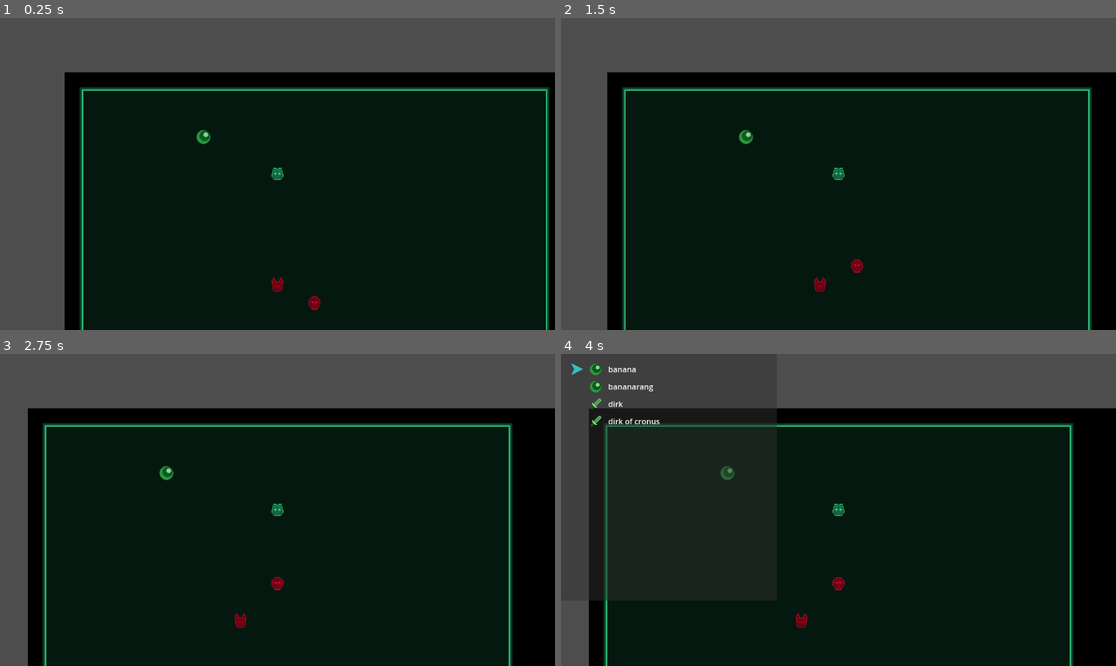
Above: before the commit, frames 1-4 (two rows, left to right).
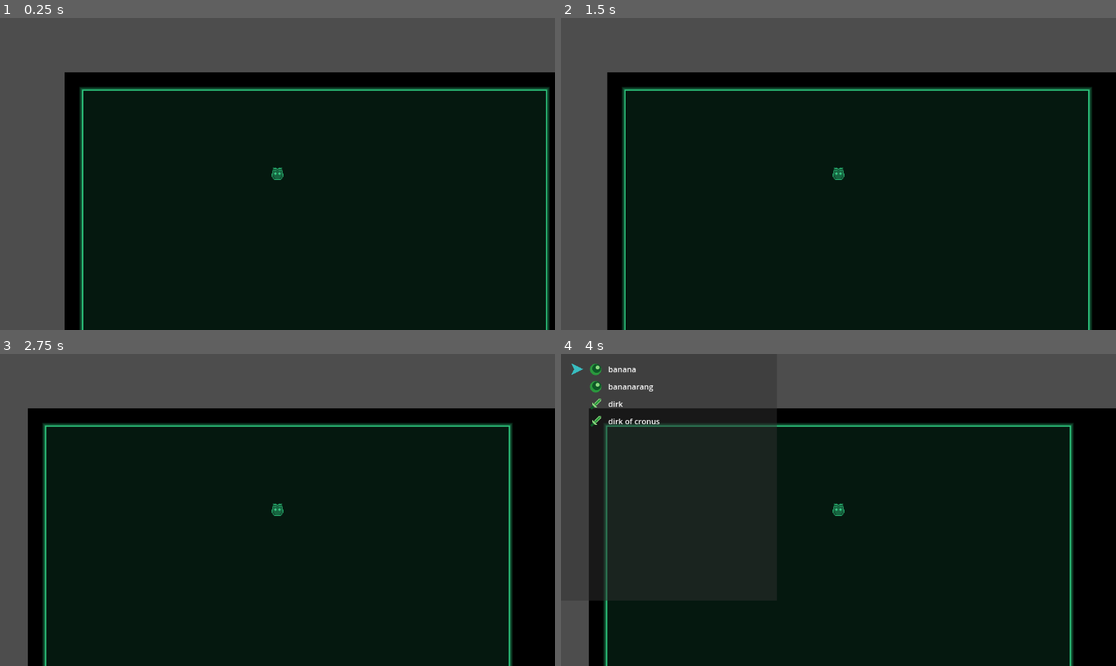
Above: after the commit, the same moments.

Repository: Xaklor/ldjam59
Game: Godot game, scene res://level/main.tscn
Same seed, same stepped clock (60 frames per second), same inputs: the game is played once before the commit and once after it. The engine's default icon, where the game draws it, is replaced by a stand-in: a white triangle on a blue panel in a dark square.
Inputs:
- Up to frame 1 (0.25 s): no input
- Up to frame 2 (1.5 s): tap Enter at 0.5 s; hold Right (move_right) 0.53-1.28 s; tap Space at 1.25 s; hold V (face_button_down) from 1.28 s (still down)
- Up to frame 3 (2.75 s): tap Enter at 2 s; release V (face_button_down) at 2.03 s; hold Right (move_right) from 2.03 s (still down)
- Up to frame 4 (4 s): tap Space at 2.75 s; release Right (move_right) at 2.78 s; hold X (face_button_up) 2.78-3.53 s; tap Enter at 3.5 s; hold C (face_button_left) from 3.53 s (still down)

The runs differ from the first frame. In frame 1, 0.2% of the frame differs, in the area x 35-58%, y 35-94%; in frame 2, 0.3%, in the area x 32-55%, y 35-88%; in frame 3, 0.2%; in frame 4, 0.2%.

Commit message:
added sonar mechanics and enemy attack behavior

Diff:
--- a/entities/echo.gdshader
+++ /dev/null
@@ -1,22 +0,0 @@
-shader_type canvas_item;
-
-uniform float thickness = 0.05;
-uniform float speed = 0.5;
-uniform float max_radius = 0.3;
-uniform vec4 color : source_color = vec4(1.0);
-
-uniform float time = 0.0;
-
-void fragment() {
-    float dist = distance(UV, vec2(0.5));
-
-    float radius = time * speed;
-
-    float fade_start = max_radius * 0.3;
-    float fade = 1.0 - smoothstep(fade_start, max_radius, radius);
-
-    float ring = 1.0 - smoothstep(0.0, thickness, abs(dist - radius));
-    float alpha = ring * fade;
-
-    COLOR = vec4(color.rgb, color.a * alpha);
-}
--- a/entities/loot.gd
+++ b/entities/loot.gd
@@ -4,6 +4,7 @@
 @onready var player = main.get_node("player")
 @onready var tile_map: TileMapLayer = main.get_node("tile_map")
 var echo = preload("res://ui/echo.gd")
+var ping_icon = preload("res://assets/orb.png")
 var item: Lib.Item
 
 func _ready():
@@ -13,4 +14,4 @@
 	tile_map.loot_map[grid_pos.x][grid_pos.y] = self
 
 func on_player_ping():
-	echo.spawn(get_tree(), global_position, Color("#2a983d"))
+	echo.spawn(get_tree(), global_position, Color("#2a983d"), ping_icon)
--- a/entities/loot.tscn
+++ b/entities/loot.tscn
@@ -4,5 +4,6 @@
 [ext_resource type="Script" uid="uid://bnq64g7u2ucjv" path="res://entities/loot.gd" id="2_pp0ru"]
 
 [node name="loot" type="Sprite2D"]
+visible = false
 texture = ExtResource("1_44sxh")
 script = ExtResource("2_pp0ru")
--- a/entities/player.gd
+++ b/entities/player.gd
@@ -10,12 +10,12 @@
 
 var grid_pos: Vector2i
 # right, down, left, up
-var facing: int
+var facing: int = 0
 var items: Array[Lib.Item]
+var hp: int = 20
 
 func _ready():
 	grid_pos = tile_map.local_to_map(position)
-	facing = 0
 	items = [Lib.Item.new("banana", 0), Lib.Item.new("bananarang", 0), Lib.Item.new("dirk", 0, true, [Vector2i(1, 0)], 2), Lib.Item.new("dirk of cronus", 0, true, [Vector2i(1, 0), Vector2i(2, 0)], 5)]
 
 func _process(delta: float):
@@ -92,4 +92,4 @@
 		end_turn.emit()
 
 func take_damage(amount):
-	pass
+	print("I've been shot, I've been shot!: " + str(amount))
--- a/entities/player.tscn
+++ b/entities/player.tscn
@@ -1,21 +1,21 @@
-[gd_scene format=3 uid="uid://cnx1by327ssap"]
+[gd_scene load_steps=5 format=3 uid="uid://cnx1by327ssap"]
 
 [ext_resource type="Script" uid="uid://bmdxia6ckn02f" path="res://entities/player.gd" id="1_merdl"]
-[ext_resource type="PackedScene" path="res://ui/item_menu.tscn" id="2_b0kkn"]
-[ext_resource type="Texture2D" uid="uid://cwjt688k7qe1r" path="res://assets/player.png" id="3_e4p34"]
+[ext_resource type="PackedScene" uid="uid://ddcxe0s42qvde" path="res://ui/item_menu.tscn" id="2_b0kkn"]
+[ext_resource type="Texture2D" uid="uid://c6u26icv7mxth" path="res://assets/player.png" id="3_e4p34"]
 
 [sub_resource type="RectangleShape2D" id="RectangleShape2D_u3f3p"]
 size = Vector2(32, 32)
 
-[node name="player" type="Area2D" unique_id=1348471116]
+[node name="player" type="Area2D"]
 script = ExtResource("1_merdl")
 item_menu = ExtResource("2_b0kkn")
 
-[node name="hitbox" type="CollisionShape2D" parent="." unique_id=1309973269]
+[node name="hitbox" type="CollisionShape2D" parent="."]
 shape = SubResource("RectangleShape2D_u3f3p")
 
-[node name="Sprite2D" type="Sprite2D" parent="." unique_id=1194847217]
+[node name="Sprite2D" type="Sprite2D" parent="."]
 texture = ExtResource("3_e4p34")
 
-[node name="Camera2D" type="Camera2D" parent="." unique_id=254625994]
+[node name="Camera2D" type="Camera2D" parent="."]
 zoom = Vector2(1.2, 1.2)
--- a/entities/sleepy.gd
+++ b/entities/sleepy.gd
@@ -7,11 +7,15 @@
 @onready var animation = $AnimatedSprite2D
 
 var echo = preload("res://ui/echo.gd")
+var sleep_ping_icon = preload("res://assets/sleeper-inactive.png")
+var awake_ping_icon = preload("res://assets/sleeper-active.png")
 
 var asleep: bool = true
 var grid_pos: Vector2i
 var hp = 10
+var attack = 10
 var pinged = false
+var ready_to_attack = false
 
 # initialization
 func _ready():
@@ -34,23 +38,31 @@
 		var player_pos = tile_map.local_to_map(player.position)
 
 		var path = tile_map.astar.get_id_path(curr_pos, player_pos)
-		if path.size() < 3:
-			return
-
-		var next_pos = tile_map.map_to_local(path[1])
-		tile_map.astar.set_point_solid(grid_pos, false)
-		tile_map.astar.set_point_solid(path[1], true)
-		grid_pos = path[1]
-		position = next_pos
+		if path.size() > 2 and not ready_to_attack:
+			var next_pos = tile_map.map_to_local(path[1])
+			tile_map.astar.set_point_solid(grid_pos, false)
+			tile_map.astar.set_point_solid(path[1], true)
+			grid_pos = path[1]
+			position = next_pos
+			ready_to_attack = false
+		elif path.size() <= 2 and ready_to_attack:
+			player.take_damage(attack)
+			ready_to_attack = false
+		elif not ready_to_attack:
+			echo.spawn(get_tree(), global_position, Color.RED, awake_ping_icon)
+			ready_to_attack = true
+		else:
+			ready_to_attack = false
 
 	if pinged:
 		wake_up_sound.play()
-		echo.spawn(get_tree(), global_position, Color.RED)
-		asleep = false
-		animation.play("awake")
 		pinged = false
-
-
+		if asleep:
+			asleep = false
+			animation.play("awake")
+			echo.spawn(get_tree(), global_position, Color.RED, sleep_ping_icon)
+		else:
+			echo.spawn(get_tree(), global_position, Color.RED, awake_ping_icon)
 
 # called when the player is in range and this enemy wants to attack them
 func intend_to_attack():
--- a/entities/sleepy.tscn
+++ b/entities/sleepy.tscn
@@ -27,15 +27,16 @@
 "speed": 5.0
 }]
 
-[node name="sleepy" type="Area2D" unique_id=270327812 groups=["enemies"]]
+[node name="sleepy" type="Area2D" groups=["enemies"]]
 script = ExtResource("1_0wkjs")
 
-[node name="hitbox" type="CollisionShape2D" parent="." unique_id=760753289]
+[node name="hitbox" type="CollisionShape2D" parent="."]
 shape = SubResource("RectangleShape2D_bmyvh")
 
-[node name="AudioStreamPlayer" type="AudioStreamPlayer" parent="." unique_id=1192015818]
+[node name="AudioStreamPlayer" type="AudioStreamPlayer" parent="."]
 stream = ExtResource("2_bmyvh")
 
-[node name="AnimatedSprite2D" type="AnimatedSprite2D" parent="." unique_id=1465377098]
+[node name="AnimatedSprite2D" type="AnimatedSprite2D" parent="."]
+visible = false
 sprite_frames = SubResource("SpriteFrames_5pdnw")
 animation = &"asleep"
--- a/entities/stabby.gd
+++ b/entities/stabby.gd
@@ -4,15 +4,17 @@
 @onready var player = main.get_node("player")
 @onready var tile_map: TileMapLayer = get_tree().get_root().get_node("main").get_node("tile_map")
 var grid_pos: Vector2i
-var hp: int
+var hp: int = 5
+var attack: int = 5
 var echo = preload("res://ui/echo.gd")
+var ping_icon = preload("res://assets/stabby.png")
 var pinged = false
+var ready_to_attack = false
 
 # initialization
 func _ready():
 	player.ping.connect(on_player_ping)
 	grid_pos = tile_map.local_to_map(position)
-	hp = 5
 
 # per-frame processing
 func _process(delta: float):
@@ -27,17 +29,26 @@
 	var player_pos = tile_map.local_to_map(player.position)
 
 	var path = tile_map.astar.get_id_path(curr_pos, player_pos)
-	if path.size() < 3:
-		return
-
-	var next_pos = tile_map.map_to_local(path[1])
-	tile_map.astar.set_point_solid(grid_pos, false)
-	tile_map.astar.set_point_solid(path[1], true)
-	grid_pos = path[1]
-	position = next_pos
+	# player is not adjacent to this enemy
+	if path.size() > 2 and not ready_to_attack:
+		var next_pos = tile_map.map_to_local(path[1])
+		tile_map.astar.set_point_solid(grid_pos, false)
+		tile_map.astar.set_point_solid(path[1], true)
+		grid_pos = path[1]
+		position = next_pos
+		ready_to_attack = false
+	 # player IS adjacent to this enemy
+	elif path.size() <= 2 and ready_to_attack:
+		player.take_damage(attack)
+		ready_to_attack = false
+	elif not ready_to_attack:
+		echo.spawn(get_tree(), global_position, Color.RED, ping_icon)
+		ready_to_attack = true
+	else:
+		ready_to_attack = false
 
 	if pinged:
-		echo.spawn(get_tree(), global_position, Color.RED)
+		echo.spawn(get_tree(), global_position, Color.RED, ping_icon)
 		pinged = false
 
 # called when the player is in range and this enemy wants to attack them
--- a/entities/stabby.tscn
+++ b/entities/stabby.tscn
@@ -1,16 +1,17 @@
-[gd_scene format=3 uid="uid://dgll4nlcltkvv"]
+[gd_scene load_steps=4 format=3 uid="uid://dgll4nlcltkvv"]
 
 [ext_resource type="Script" uid="uid://cc4ew6vqbdhuh" path="res://entities/stabby.gd" id="1_1pa3r"]
-[ext_resource type="Texture2D" uid="uid://c4t7bfkccrw6j" path="res://assets/stabby.png" id="2_emnyu"]
+[ext_resource type="Texture2D" uid="uid://brb5e5755uqwh" path="res://assets/stabby.png" id="2_emnyu"]
 
 [sub_resource type="RectangleShape2D" id="RectangleShape2D_4xful"]
 size = Vector2(32, 32)
 
-[node name="stabby" type="Area2D" unique_id=876780094 groups=["enemies"]]
+[node name="stabby" type="Area2D" groups=["enemies"]]
 script = ExtResource("1_1pa3r")
 
-[node name="hitbox" type="CollisionShape2D" parent="." unique_id=467540853]
+[node name="hitbox" type="CollisionShape2D" parent="."]
 shape = SubResource("RectangleShape2D_4xful")
 
-[node name="Sprite2D" type="Sprite2D" parent="." unique_id=964124077]
+[node name="icon" type="Sprite2D" parent="."]
+visible = false
 texture = ExtResource("2_emnyu")
--- a/level/main.gd
+++ b/level/main.gd
@@ -6,6 +6,6 @@
 	print("ponging!")
 
 func _on_player_end_turn() -> void:
-	for enemy in get_tree().get_nodes_in_group("enemies"):
-		if enemy.has_method("step"):
-			enemy.step()
+	for child in get_children():
+		if child.has_method("step"):
+			child.step()
--- a/ui/echo.gd
+++ b/ui/echo.gd
@@ -2,6 +2,7 @@
 
 static var echo_scene = preload("res://ui/echo.tscn")
 var time := 0.0
+var steps_remaining = 3
 
 func _ready():
 	# decouple different instances of shader effect
@@ -12,12 +13,22 @@
 	time += delta
 	material.set_shader_parameter("time", time)
 
-static func spawn(tree, pos, col):
+func step():
+	if steps_remaining > 0:
+		var test: Color
+		$icon.modulate.a /= 2
+		steps_remaining -= 1
+	else:
+		queue_free()
+
+static func spawn(tree, pos, col, sprite: Texture2D = null):
 	for i in range(3):
 		var echo = echo_scene.instantiate()
 		tree.current_scene.add_child(echo)
 
 		echo.global_position = pos
 		echo.material.set_shader_parameter("color", col)
+		if sprite != null:
+			echo.get_child(0).texture = sprite
 
 		await tree.create_timer(0.25).timeout
--- a/ui/echo.tscn
+++ b/ui/echo.tscn
@@ -17,3 +17,5 @@
 material = SubResource("ShaderMaterial_wo815")
 texture = ExtResource("2_wo815")
 script = ExtResource("2_1valw")
+
+[node name="icon" type="Sprite2D" parent="."]
Not shown: 1 places in entities/sleepy.tscn that only renumber resources
